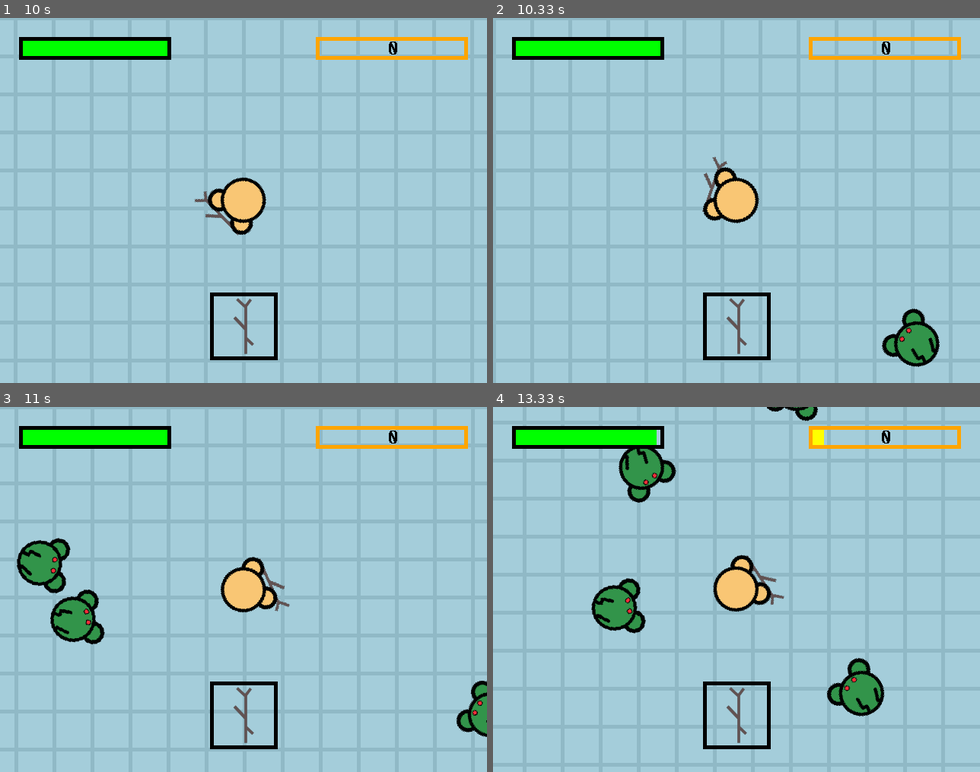
Above: before the commit, frames 1-4 (two rows, left to right).
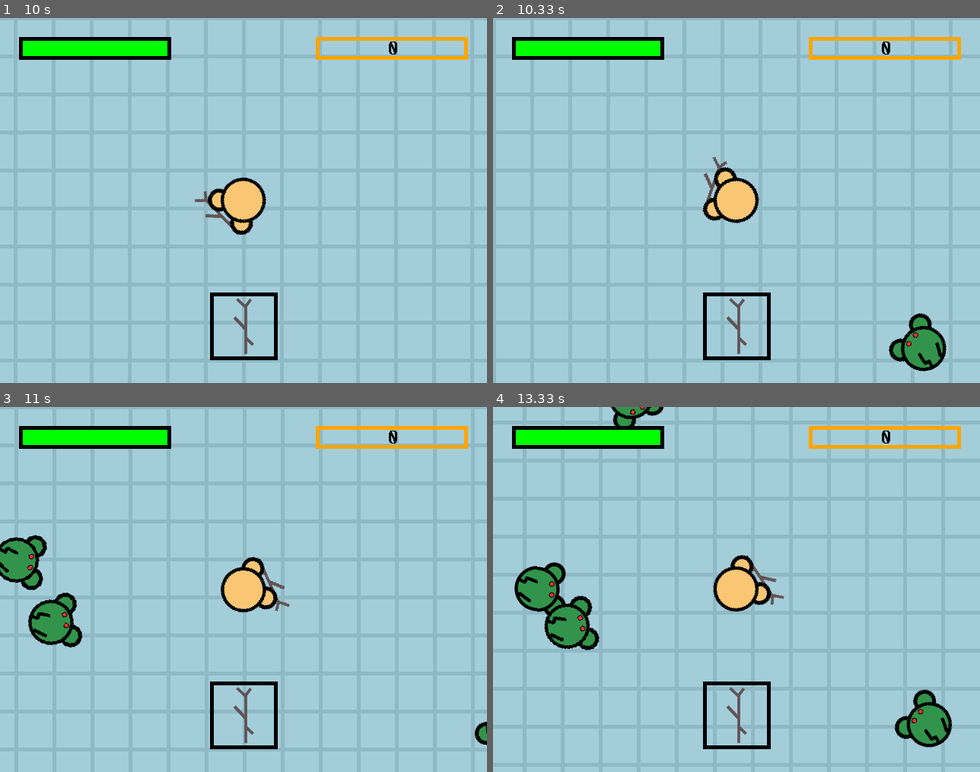
Above: after the commit, the same moments.

Repository: jt31415/game_design
Game: pygame game, started from main.py
Two runs of this game, one before a commit and one after it. Both use one fixed random seed, a clock stepped at 60 frames per second and the inputs below.
Inputs (mouse positions are in pixels of both pictures, inside the frame that each line leads up to):
- Up to frame 1 (10 s): tap E at 0.33, 0.67 s; hold A 1-1.53 s; move the mouse to (311, 229) at 1.03 s; hold S 1.57-1.87 s; move the mouse to (112, 182) at 1.6 s; hold A 1.9-2.3 s; move the mouse to (77, 288) at 1.93 s; hold W 2.33-2.7 s; move the mouse to (185, 174) at 2.37 s; hold D 2.73-3.37 s; move the mouse to (82, 313) at 2.77 s; hold S 3.4-3.77 s; move the mouse to (423, 324) at 3.43 s; hold A 3.8-4.27 s; move the mouse to (107, 149) at 3.83 s; hold D 4.3-4.77 s; move the mouse to (316, 76) at 4.33 s; hold W 4.8-5.1 s; move the mouse to (204, 178) at 4.83 s; hold D 5.13-5.6 s; move the mouse to (199, 69) at 5.17 s; hold A 5.63-6.17 s; move the mouse to (418, 244) at 5.67 s; hold S 6.2-6.5 s; move the mouse to (311, 247) at 6.23 s; hold A 6.53-6.93 s; move the mouse to (194, 204) at 6.57 s; hold W 6.97-7.33 s; move the mouse to (68, 288) at 7 s; hold D 7.37-8 s; move the mouse to (141, 178) at 7.4 s; hold S 8.03-8.4 s; move the mouse to (97, 215) at 8.07 s; hold A 8.43-8.9 s; move the mouse to (73, 138) at 8.47 s; hold D 8.93-9.4 s; move the mouse to (77, 189) at 8.97 s; hold W 9.43-9.73 s; move the mouse to (233, 328) at 9.47 s; hold D from 9.77 s (still down); move the mouse to (121, 317) at 9.8 s
- Up to frame 2 (10.33 s): release D at 10.23 s; click (551, 134) at 10.32 s
- Up to frame 3 (11 s): hold A from 10.6 s (still down); move the mouse to (340, 545) at 10.63 s; click (340, 545) at 10.68 s
- Up to frame 4 (13.33 s): release A at 11.13 s; hold S 11.17-11.47 s; click (566, 622) at 11.25 s; hold A 11.5-11.9 s; click (736, 458) at 11.58 s; hold W 11.93-12.3 s; move the mouse to (858, 626) at 11.97 s; click (858, 626) at 12.02 s; click (648, 713) at 12.38 s; hold D 12.67-13.3 s; click (882, 494) at 12.75 s

Frame 1 is identical in both runs. In frame 2, 1.0% of the frame differs, in the area x 79-94%, y 79-97%; in frame 3, 3.9%; in frame 4, 7.8%, in the area x 4-95%, y 0-94%.

Commit message:
Changed some images

Diff:
--- a/common.py
+++ b/common.py
@@ -48,14 +48,17 @@
 weapons = {
     'stick': ['stick', 5, 1, 200, './weapons/stick.png'],
     'axe': ['axe', 10, 2, 1000, './weapons/axe.png'],
+    'crossbow': ['crossbow', 25, 5, 5000, './weapons/crossbow.png'],
     'null': ['null', 0, 1, 500]
 }
 
 creature_types = {
     'zombie': ['Zombie', weapons['null'], 10, 5, 10, './mobs/zombie.png'],
-    'ice_zombie': ['Ice Zombie', weapons['axe'], 30, 10, 10, './mobs/ice_zombie.png'],
+    'ice_zombie': ['Ice Zombie', weapons['stick'], 20, 10, 10, './mobs/ice_zombie.png'],
     'fire_zombie': ['Fire Zombie', weapons['axe'], 40, 20, 10, './mobs/fire_zombie.png']
 }
+
+wave_template = creature_types['zombie']
 
 game_humans = []
 game_creatures = []
--- a/creatures.py
+++ b/creatures.py
@@ -64,10 +64,10 @@
     def look_at_point(self,point):
         dir=pt.delta(self.rel,point)
         angle=pt.delta_to_degrees(dir) + 90
-        if self.rot!= angle:
+        if self.rot != angle:
             self.rot = angle
             self.final_img = pygame.transform.rotate(self.scaled, self.rot) # resized and rotated image
-            self.weapon.final_img = pygame.transform.rotate(self.weapon.scaled, self.rot+90)
+        self.weapon.final_img = pygame.transform.rotate(self.weapon.scaled, self.rot+90)
 
     def move(self,dx,dy,speed):
         move_vec=V(dx,dy).normalized(speed)
@@ -103,10 +103,19 @@
 
     def gain_xp(self, xp):
         self.experience+=xp
-        if self.experience>=100:
-            self.level += self.experience // 100
-            self.points += self.experience // 100
-            self.experience %= 100
+        level_up_amount = self.experience // 100
+        self.level += level_up_amount
+        self.points += level_up_amount
+        self.experience %= 100
+
+        #TODO: IMPLEMENT UPGRADE
+
+        if self.level >= 2:
+            common.wave_template = common.creature_types['ice_zombie']
+        elif self.level >= 1:
+            self.weapon = make_weapon('crossbow')
+        elif self.level >= 0:
+            common.wave_template = common.creature_types['zombie']
 
     def die(self):
         print("{} is dead".format(self.name))
@@ -116,6 +125,9 @@
 def spawn_creature(template, pos):
     game_creatures.append(Creature(template[0], Weapon(*template[1]), *template[2:6], pos))
 
+def make_weapon(template):
+    return Weapon(*weapons[template])
+
 def make_player():
     global player
-    player = Human('Player', Weapon(*weapons['stick']))
+    player = Human('Player', make_weapon('stick'))
--- a/main.py
+++ b/main.py
@@ -113,21 +113,21 @@
     player.look_at_point(V(*pygame.mouse.get_pos()))
     player.attack_cooldown -= c.get_time()
 
+    max_attack_range = player.weapon.range*TILE_SIZE
     for creature in game_creatures:
         creature.attack_cooldown -= c.get_time()
 
         # player attacks mobs
-        max_attack_range = player.weapon.range*TILE_SIZE
         target = None
         if attack:
             angle_to_creature = pt.delta_to_degrees(pt.delta(player.pos, creature.pos)) + 90
             dist_to_creature = pt.dist(player.pos, creature.pos)
-            if dist_to_creature < max_attack_range and abs(angle_to_creature - player.rot) < 30 and player.attack_cooldown <= 0:
+            if dist_to_creature < max_attack_range and abs(angle_to_creature - player.rot) < 30:
                 target=creature
-        if target:
+        if target and player.attack_cooldown <= 0:
             player.attack(target)
 
-        creature.move(*pt.delta(creature.pos, player.pos).aslist, SPEED*0.2 * c.get_time())
+        creature.move(*pt.delta(creature.pos, player.pos).aslist, SPEED*0.1 * c.get_time())
         creature.look_at_point(player.rel)
 
         # mobs attack player
@@ -144,7 +144,8 @@
     common.game_humans.clear()
 
     creatures.make_player()
-    from creatures import player
+    player = creatures.player
+    player.gain_xp(0)
     pygame.time.set_timer(pygame.USEREVENT, 10000) # spawn creatures
     pygame.time.set_timer(pygame.USEREVENT + 1, player.regen) # regen player
 
@@ -162,7 +163,7 @@
             attack=True
         elif event.type == pygame.USEREVENT:
             if common.game_state == 'play':
-                spawn.spawn_creatures(common.creature_types['zombie'], 5)
+                spawn.spawn_creatures(common.wave_template, 5)
         elif event.type == pygame.KEYDOWN:
             if event.key == pygame.K_r:
                 if common.game_state == 'game over':
@@ -170,6 +171,7 @@
             if event.key == pygame.K_e:
                 if common.game_state == 'play':
                     common.game_state = 'upgrade'
+                    if player.points>=1: player.weapon = creatures.make_weapon('crossbow')
                     saved_screen = w.copy()
                     #saved_screen = saved_screen.convert_alpha()
                 elif common.game_state == 'upgrade':
Binary file added: mobs/firezombie.png
Binary file changed: mobs/ice_zombie.png
Binary file added: mobs/icezombie.png
Binary file added: nunchucks.png
